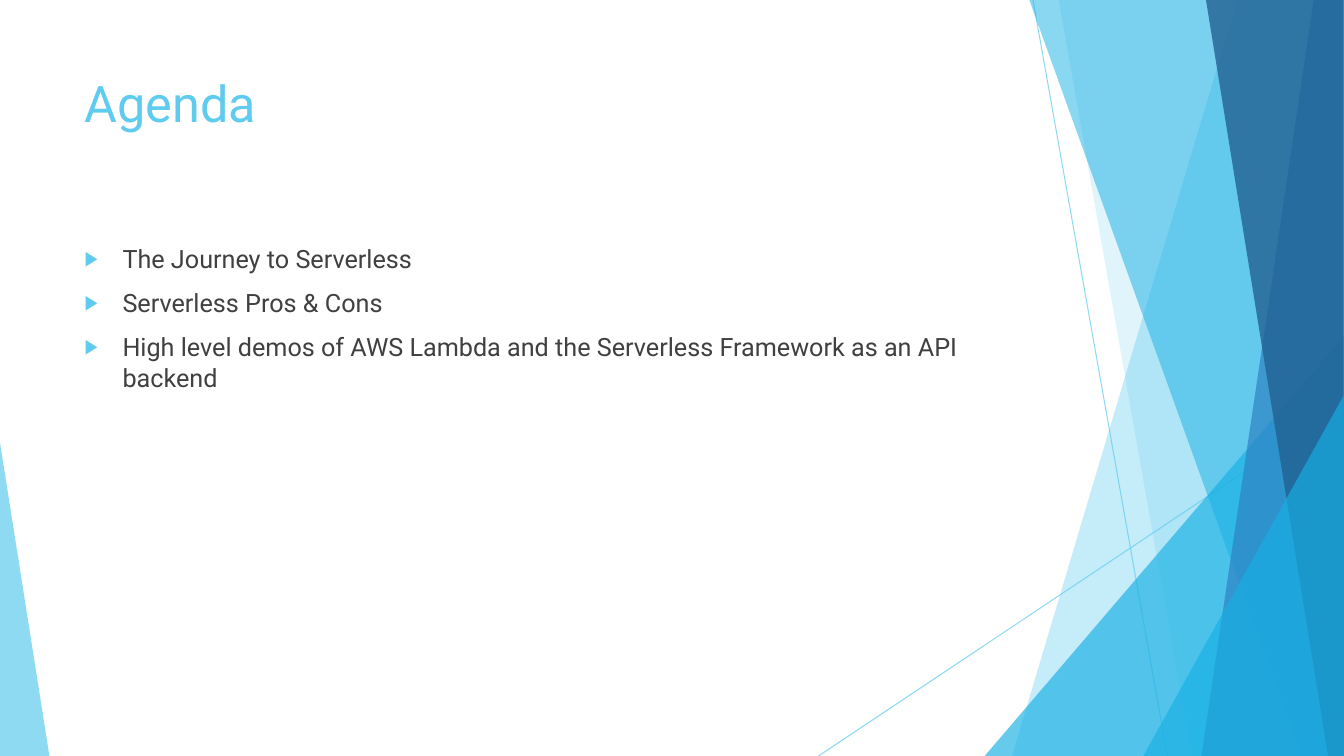
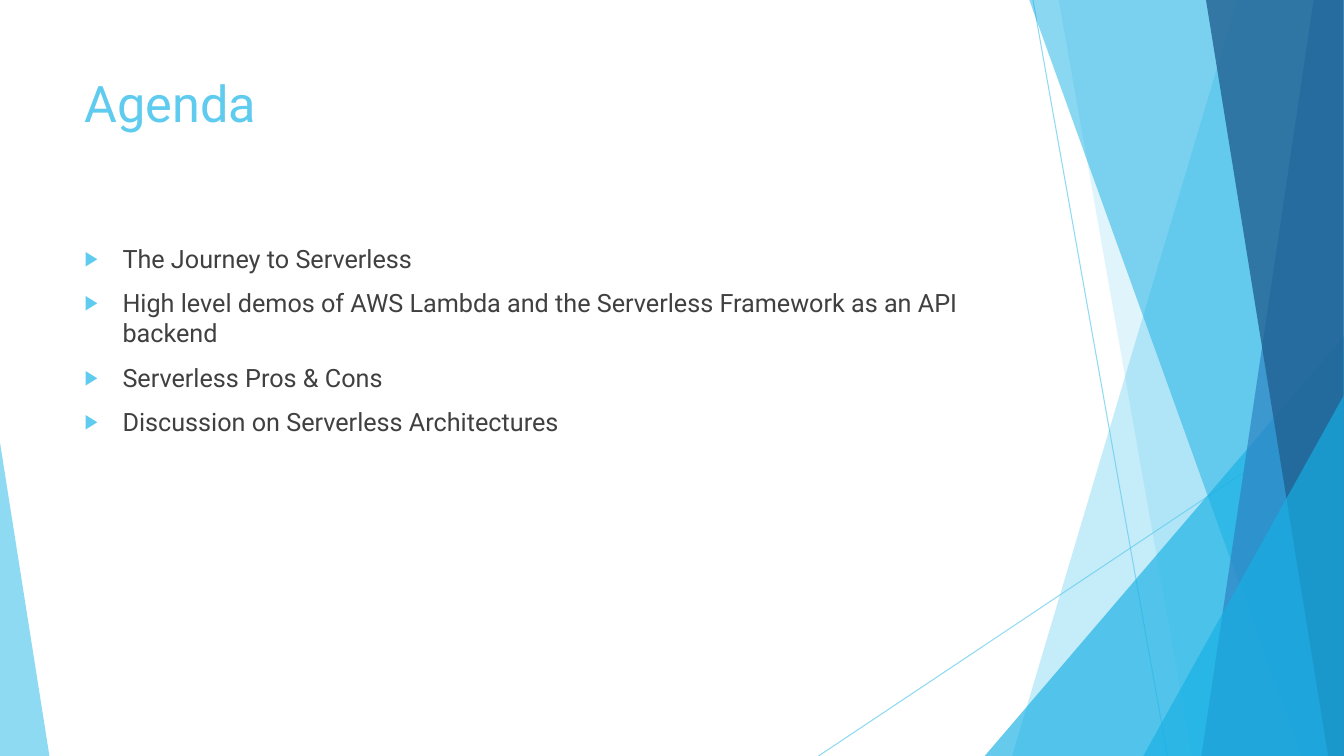
Before and after one commit to mrosack/presentations, a slide deck: slide 2 of serverless-computing/Serverless Computing.pptx. Drawn at 1344x756 pixels with LibreOffice and Linux fonts; fonts in the diff are those of the drawing. Boxes give left, top, right and bottom in pixels: in the first picture for what was removed or moved away, otherwise in the second. Text is boxed around its words. In the diff, an @@ line names an element or a change of style, - is before the commit and + after.

Commit message:
final tweaks

```diff
--- a/serverless-computing/Serverless Computing.pptx
+++ b/serverless-computing/Serverless Computing.pptx
@@ text at <box>123,293,957,343</box>: paragraph added @@
+▶ High level demos of AWS Lambda and the Serverless Framework as an API backend
@@ text at <box>123,412,558,432</box>: text changed @@
-▶ High level demos of AWS Lambda and the Serverless Framework as an API backend
+▶ Discussion on Serverless Architectures
```
Also in this commit, not shown: 3 other slides changed.
